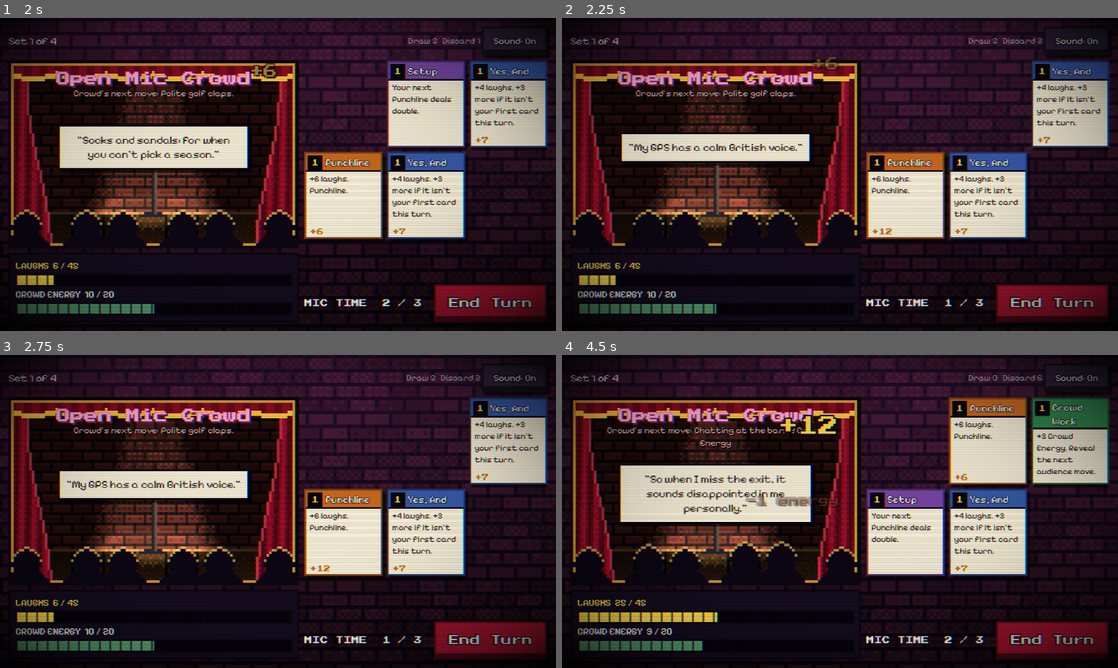
Above: before the commit, frames 1-4 (two rows, left to right).
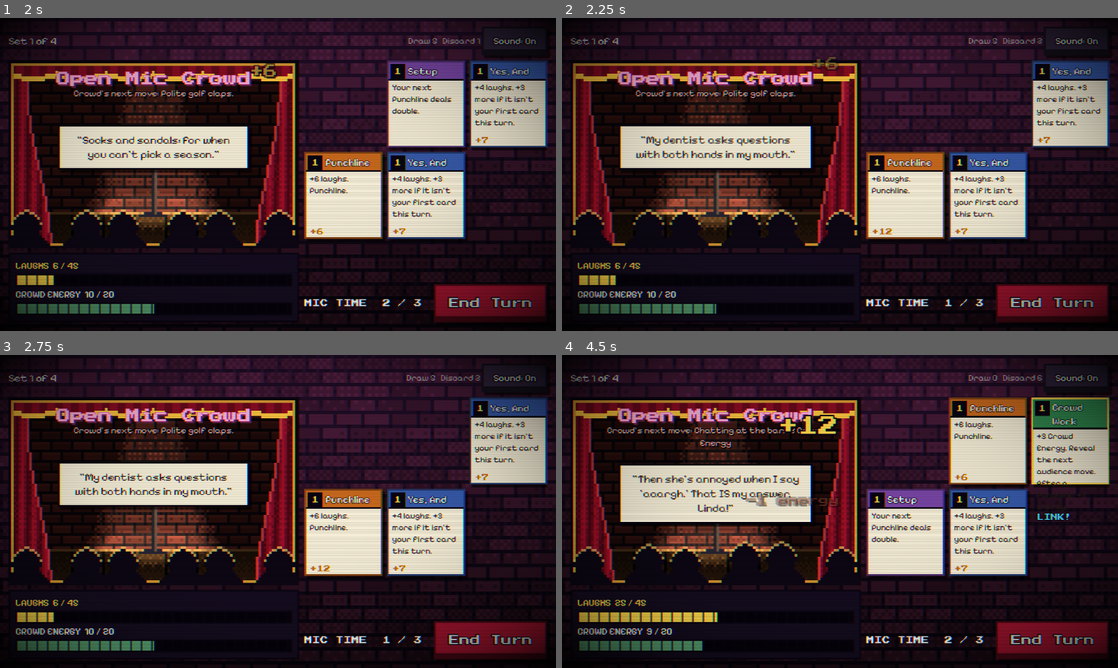
Above: after the commit, the same moments.

Repository: humble-house-studios/killin-in-comedy
Game: Godot game, scene res://scenes/main.tscn
The game is run twice, just before and just after one commit, with the same random seed, the same clock (stepped at 60 frames per second) and the same inputs.
Inputs (mouse positions are in pixels of both pictures, inside the frame that each line leads up to):
- Up to frame 1 (2 s): click "Start your set" at 0.5 s; click (344, 105) at 1.27 s
- Up to frame 2 (2.25 s): click (990, 105) at 2.02 s
- Up to frame 3 (2.75 s): no input
- Up to frame 4 (4.5 s): click (1067, 442) at 2.77 s; click "End Turn" at 3.5 s; click (906, 442) at 4.27 s

Frame 1 is identical in both runs. In frame 2, 3.5% of the frame differs, in the area x 10-45%, y 34-50%; in frame 3, 3.2%; in frame 4, 1.8%.

Commit message:
Jokes and cards link up
Setups stick to a theme and other cards riff on the live joke; nine cards
get link bonuses for following a Setup, Punchline or Crowd Energy card, shown
as a gold frame and LINK! badge.

Co-Authored-By: Claude Sonnet 5.5 <noreply@anthropic.com>
Claude-Session: https://claude.ai/code/session_01H22NctnbyhJ5bu34pydiiT

Diff:
--- a/data/cards/act_out.tres
+++ b/data/cards/act_out.tres
@@ -7,7 +7,7 @@
 id = "act_out"
 title = "Act It Out"
 cost = 2
-rules = "+8 laughs. +2 Crowd Energy."
+rules = "+8 laughs. +2 Crowd Energy. After a Setup: +4 laughs."
 line = "*full body impression*"
 laughs = 8
 combo_after = 1
@@ -20,3 +20,7 @@
 setups = 0
 is_punchline = false
 reveals_intent = false
+link_from = "setup"
+link_laughs = 4
+link_energy = 0
+link_draw = 0
--- a/data/cards/crowd_favorite.tres
+++ b/data/cards/crowd_favorite.tres
@@ -7,7 +7,7 @@
 id = "crowd_favorite"
 title = "Crowd Favorite"
 cost = 1
-rules = "+2 laughs. +2 Crowd Energy."
+rules = "+2 laughs. +2 Crowd Energy. After a Crowd Energy card: +4 laughs."
 line = "You know this one!"
 laughs = 2
 combo_after = 1
@@ -20,3 +20,7 @@
 setups = 0
 is_punchline = false
 reveals_intent = false
+link_from = "energy"
+link_laughs = 4
+link_energy = 0
+link_draw = 0
--- a/data/cards/crowd_work.tres
+++ b/data/cards/crowd_work.tres
@@ -7,7 +7,7 @@
 id = "crowd_work"
 title = "Crowd Work"
 cost = 1
-rules = "+3 Crowd Energy. Reveal the next audience move."
+rules = "+3 Crowd Energy. Reveal the next audience move. After a Punchline: +2 energy."
 line = "Where are you folks from?"
 laughs = 0
 combo_after = 1
@@ -20,3 +20,7 @@
 setups = 0
 is_punchline = false
 reveals_intent = true
+link_from = "punchline"
+link_laughs = 0
+link_energy = 2
+link_draw = 0
--- a/data/cards/hype_man.tres
+++ b/data/cards/hype_man.tres
@@ -7,7 +7,7 @@
 id = "hype_man"
 title = "Hype Man"
 cost = 1
-rules = "+5 Crowd Energy."
+rules = "+5 Crowd Energy. After a Punchline: +3 laughs."
 line = "Make some noise!"
 laughs = 0
 combo_after = 1
@@ -20,3 +20,7 @@
 setups = 0
 is_punchline = false
 reveals_intent = false
+link_from = "punchline"
+link_laughs = 3
+link_energy = 0
+link_draw = 0
--- a/data/cards/pause_for_effect.tres
+++ b/data/cards/pause_for_effect.tres
@@ -7,7 +7,7 @@
 id = "pause_for_effect"
 title = "Pause for Effect"
 cost = 0
-rules = "+2 Crowd Energy."
+rules = "+2 Crowd Energy. After a Punchline: draw 1 card."
 line = "..."
 laughs = 0
 combo_after = 1
@@ -20,3 +20,7 @@
 setups = 0
 is_punchline = false
 reveals_intent = false
+link_from = "punchline"
+link_laughs = 0
+link_energy = 0
+link_draw = 1
--- a/data/cards/riff.tres
+++ b/data/cards/riff.tres
@@ -7,7 +7,7 @@
 id = "riff"
 title = "Riff"
 cost = 1
-rules = "+3 laughs. Draw 1 card."
+rules = "+3 laughs. Draw 1 card. After a Setup: draw 1 more."
 line = "Okay, wait, wait..."
 laughs = 3
 combo_after = 1
@@ -20,3 +20,7 @@
 setups = 0
 is_punchline = false
 reveals_intent = false
+link_from = "setup"
+link_laughs = 0
+link_energy = 0
+link_draw = 1
--- a/data/cards/running_gag.tres
+++ b/data/cards/running_gag.tres
@@ -7,7 +7,7 @@
 id = "running_gag"
 title = "Running Gag"
 cost = 1
-rules = "+1 laugh for each card played earlier this set."
+rules = "+1 laugh for each card played earlier this set. After a Punchline: +3 more."
 line = "Him again!"
 laughs = 0
 combo_after = 1
@@ -20,3 +20,7 @@
 setups = 0
 is_punchline = false
 reveals_intent = false
+link_from = "punchline"
+link_laughs = 3
+link_energy = 0
+link_draw = 0
--- a/data/cards/spit_take.tres
+++ b/data/cards/spit_take.tres
@@ -7,7 +7,7 @@
 id = "spit_take"
 title = "Spit Take"
 cost = 1
-rules = "+7 laughs. -2 Crowd Energy."
+rules = "+7 laughs. -2 Crowd Energy. After a Crowd Energy card: no energy loss."
 line = "*sprays water on front row*"
 laughs = 7
 combo_after = 1
@@ -20,3 +20,7 @@
 setups = 0
 is_punchline = false
 reveals_intent = false
+link_from = "energy"
+link_laughs = 0
+link_energy = 2
+link_draw = 0
--- a/data/cards/tag.tres
+++ b/data/cards/tag.tres
@@ -7,7 +7,7 @@
 id = "tag"
 title = "Tag"
 cost = 0
-rules = "+2 laughs. Punchline."
+rules = "+2 laughs. Punchline. After a Punchline: +5 more."
 line = "...also, he was a horse."
 laughs = 2
 combo_after = 1
@@ -20,3 +20,7 @@
 setups = 0
 is_punchline = true
 reveals_intent = false
+link_from = "punchline"
+link_laughs = 5
+link_energy = 0
+link_draw = 0
--- a/data/jokes.gd
+++ b/data/jokes.gd
@@ -52,6 +52,34 @@
 	{topic = "the gender reveal", setup = "I went to a gender reveal party.", punch = "The cake was blue. The fire department was also blue."},
 ]
 
+## Which theme each joke topic belongs to. A Setup prefers a joke from the
+## same theme as the last one told, so a set sounds like one act, not a pile.
+const THEMES := {
+	"home": ["my landlord", "my roommate", "flat-pack furniture", "my houseplant", "the microwave", "astronauts",
+		"my alarm", "laundry", "lost socks", "my keys", "ghosts", "scented candles", "the shower spider"],
+	"tech": ["my phone", "my GPS", "the weather app", "my smart speaker", "passwords", "the Wi-Fi", "my smartwatch",
+		"the warranty call", "flip phones", "my printer", "'K'"],
+	"family": ["my grandma", "my dad", "my mom", "the family group chat", "babies", "my high school reunion",
+		"the gender reveal", "toddlers", "board games"],
+	"dating": ["dating apps", "sushi", "the magician", "karaoke", "the moon"],
+	"work": ["my boss", "Mondays", "elevator small talk"],
+	"food": ["coffee", "brunch", "salt", "vegetables", "my cooking", "bagels", "my fridge"],
+	"animals": ["my cat", "pigeons", "my neighbor's dog", "geese", "penguins", "squirrels", "the ocean"],
+	"body": ["the gym", "the dentist", "my therapist", "yoga", "my memory", "my sleep schedule", "naps",
+		"my hairline", "socks and sandals", "my horoscope", "self-help books", "sneezing", "hiccups"],
+	"money": ["self checkout", "online reviews", "the bank", "late fees", "my bank account", "taxes", "online shopping"],
+	"travel": ["airport security", "camping", "my old car", "flying", "the bus driver", "parallel parking"],
+}
+
+
+## Theme of a topic, or "" if it has none.
+static func theme_of(topic: String) -> String:
+	for theme in THEMES:
+		if topic in THEMES[theme]:
+			return theme
+	return ""
+
+
 ## Stand-alone jokes for a Punchline played with no Setup waiting.
 const ONE_LINERS := [
 	{topic = "my alarm", line = "I hit snooze so often my alarm filed a complaint."},
@@ -258,3 +286,61 @@
 		"I like long walks, sunsets, and leaving parties early.",
 	],
 }
+
+## Lines for cards played while a joke is "live" (after a Setup or a Punchline).
+## {topic} / {Topic} is what that joke was about, so the whole turn hangs together.
+const TOPIC_LINES := {
+	"yes_and": [
+		"Yes! And {topic} was involved the whole time.",
+		"Yes, and that's exactly what {topic} would say.",
+		"Yes! And {topic} somehow made it worse.",
+		"Yes, and I blame {topic}.",
+	],
+	"heighten": [
+		"And then {topic} got involved.",
+		"Now picture {topic}, but on fire.",
+		"And {topic} got BIGGER.",
+	],
+	"riff": [
+		"Wait, this is just like {topic}...",
+		"Hang on, {topic} is a bit now.",
+		"Let me riff on {topic} real quick...",
+	],
+	"act_out": [
+		"*does an impression of {topic}*",
+		"*plays {topic} and everyone who hates it*",
+	],
+	"spit_take": [
+		"*chokes on water thinking about {topic}*",
+		"Sorry, front row! {Topic} got me.",
+	],
+	"rule_of_three": [
+		"Three things: {topic}, more {topic}, and potato.",
+		"I like {topic}, long walks, and leaving parties early.",
+	],
+	"crowd_favorite": [
+		"You know {topic}! Everybody does!",
+		"Admit it, you've all been burned by {topic}!",
+	],
+	"hype_man": [
+		"Who else has been burned by {topic}? Make some noise!",
+		"Give it up for {topic}! Terrible, but memorable!",
+	],
+	"pause_for_effect": [
+		"*stares, thinking about {topic}*",
+		"*long pause* ...{Topic}.",
+	],
+	"tag": [
+		"...and that's what {topic} gets you.",
+		"...and {topic} never even apologized.",
+		"...and that's why I'm banned from {topic}.",
+	],
+	"big_finish": [
+		"That's my time! Never trust {topic}!",
+		"Thank you! And remember: {topic} started it!",
+	],
+	"mic_drop": [
+		"*drops mic* That's what {topic} gets you.",
+		"*drops mic* Case closed on {topic}.",
+	],
+}
--- a/engine/autopilot.gd
+++ b/engine/autopilot.gd
@@ -35,6 +35,8 @@
 	var energy_weight := 3.0 if battle.crowd_energy <= 6 else 0.5
 	var score := float(gained) + card.crowd_energy * energy_weight \
 		+ card.draw * 3.0 + card.mic_gain * 4.0
+	if battle.is_linked(card):
+		score += card.link_energy * energy_weight + card.link_draw * 3.0
 	if card.setups > 0 and _hand_has_punchline(battle):
 		score += 8.0
 	# Cheap cards first when scores tie, so mic time isn't wasted.
@@ -48,7 +50,8 @@
 	for c in choices:
 		var value := float(c.laughs + c.combo_bonus + c.crowd_energy * 2 + c.draw * 3 \
 			+ c.mic_gain * 4 + c.setups * 5 + c.laughs_per_card_this_set * 6 \
-			+ c.laughs_per_card_this_turn * 3) / maxf(1.0, c.cost)
+			+ c.laughs_per_card_this_turn * 3 \
+			+ c.link_laughs * 0.5 + c.link_energy + c.link_draw * 1.5) / maxf(1.0, c.cost)
 		if value > best_value:
 			best_value = value
 			best = c
--- a/engine/battle.gd
+++ b/engine/battle.gd
@@ -20,6 +20,10 @@
 var cards_played_this_turn := 0
 var cards_played_this_set := 0
 var setups_pending := 0
+## The card played just before, this turn. Cards with a link bonus read it.
+var last_card: CardData
+## True if the card just played earned its link bonus (the UI celebrates it).
+var last_play_linked := false
 ## True once Crowd Work (or similar) shows the intent after the current one.
 var next_intent_revealed := false
 ## Plain-text record of the set, newest last. The UI turns these into bubbles.
@@ -56,9 +60,16 @@
 	return 1.0
 
 
+## True if playing the card now would earn its link bonus.
+func is_linked(card: CardData) -> bool:
+	return card.link_from != "" and last_card != null and last_card.is_kind(card.link_from)
+
+
 ## Laughs the card would earn if played right now.
 func laughs_for(card: CardData) -> int:
 	var base := card.laughs
+	if is_linked(card):
+		base += card.link_laughs
 	if card.combo_bonus != 0 and cards_played_this_turn >= card.combo_after:
 		base += card.combo_bonus
 	base += card.laughs_per_card_this_set * cards_played_this_set
@@ -82,21 +93,24 @@
 	mic -= card.cost
 
 	var gained := laughs_for(card)
+	var linked := is_linked(card)
 	if card.is_punchline and setups_pending > 0:
 		setups_pending -= 1
 	laughs += gained
 	_laughs_this_turn += gained
 	setups_pending += card.setups
-	_change_energy(card.crowd_energy)
+	_change_energy(card.crowd_energy + (card.link_energy if linked else 0))
 	mic += card.mic_gain
 	if card.reveals_intent:
 		next_intent_revealed = true
 	cards_played_this_turn += 1
 	cards_played_this_set += 1
 	discard_pile.append(card)
-	history.append("%s: \"%s\" (+%d laughs)" % [card.title, card.line, gained])
+	history.append("%s: \"%s\" (+%d laughs)%s" % [card.title, card.line, gained, " LINK!" if linked else ""])
+	last_card = card
+	last_play_linked = linked
 
-	_draw(card.draw)
+	_draw(card.draw + (card.link_draw if linked else 0))
 	_check_end()
 	return true
 
@@ -124,6 +138,8 @@
 	mic = maxi(0, Balance.MIC_PER_TURN - _mic_penalty)
 	_mic_penalty = 0
 	cards_played_this_turn = 0
+	last_card = null
+	last_play_linked = false
 	_laughs_this_turn = 0
 	next_intent_revealed = false
 	_draw(Balance.HAND_SIZE)
--- a/engine/card_data.gd
+++ b/engine/card_data.gd
@@ -25,3 +25,22 @@
 @export var setups := 0
 @export var is_punchline := false
 @export var reveals_intent := false
+
+## Link: a bonus when the card played just before this one (same turn) is of
+## the kind named here: "setup", "punchline" or "energy" (gives Crowd Energy).
+@export var link_from := ""
+@export var link_laughs := 0
+@export var link_energy := 0
+@export var link_draw := 0
+
+
+## True if this card counts as the given kind for a link.
+func is_kind(kind: String) -> bool:
+	match kind:
+		"setup":
+			return setups > 0
+		"punchline":
+			return is_punchline
+		"energy":
+			return crowd_energy > 0
+	return false
--- a/engine/patter.gd
+++ b/engine/patter.gd
@@ -3,6 +3,8 @@
 ## Picks what the comedian says for each card, from res://data/jokes.gd, so
 ## lines don't repeat until a pool runs out. A Setup starts a two-part joke
 ## that the next Punchline finishes; Callback brings back an earlier topic.
+## Jokes link up: a Setup prefers the same theme as the last joke, and other
+## cards riff on the joke that's live ("thread") so a turn hangs together.
 ## Lives for a whole run so later sets get fresh material.
 
 const FALLBACK_CALLBACK := "Remember the guy at the bar?"
@@ -14,6 +16,9 @@
 var _pending: Array = []
 ## Topics joked about this set, for callbacks.
 var _topics: Array[String] = []
+## What the last joke was about, so other cards can riff on it. "" = nothing yet.
+var _thread := ""
+var _theme := ""
 
 
 func _init(rng_seed := 0) -> void:
@@ -23,6 +28,8 @@
 func start_set() -> void:
 	_pending.clear()
 	_topics.clear()
+	_thread = ""
+	_theme = ""
 
 
 func opener() -> String:
@@ -31,8 +38,9 @@
 
 func line_for(card: CardData, audience_id := "") -> String:
 	if card.setups > 0:
-		var joke: Dictionary = _draw("jokes", Jokes.JOKES)
+		var joke: Dictionary = _draw("jokes", Jokes.JOKES, _theme)
 		_pending.append(joke)
+		_set_thread(joke.topic)
 		return joke.setup
 	if card.is_punchline:
 		return _punchline(card)
@@ -41,9 +49,29 @@
 	if card.reveals_intent and card.id != "read_the_room":
 		var pool: Array = Jokes.CROWD_WORK.get(audience_id, []) + Jokes.CROWD_WORK["any"]
 		return _draw("crowd_" + audience_id, pool)
+	var threaded := _threaded(card.id)
+	if threaded != "":
+		return threaded
 	if Jokes.CARD_LINES.has(card.id):
 		return _draw(card.id, Jokes.CARD_LINES[card.id])
 	return card.line
+
+
+## A line about the live joke, or "" if there isn't one or this card has none.
+func _threaded(card_id: String) -> String:
+	if _thread == "" or not Jokes.TOPIC_LINES.has(card_id):
+		return ""
+	return _fill(_draw("thread_" + card_id, Jokes.TOPIC_LINES[card_id]), _thread)
+
+
+func _set_thread(topic: String) -> void:
+	_thread = topic
+	_theme = Jokes.theme_of(topic)
+
+
+func _fill(template: String, topic: String) -> String:
+	return template.replace("{Topic}", topic[0].to_upper() + topic.substr(1)) \
+		.replace("{topic}", topic)
 
 
 func _punchline(card: CardData) -> String:
@@ -51,12 +79,16 @@
 		var joke: Dictionary = _pending.pop_front()
 		_topics.append(joke.topic)
 		return joke.punch
+	var threaded := _threaded(card.id)
+	if threaded != "":
+		return threaded
 	if card.id == "tag":
 		return _draw("tags", Jokes.TAGS)
 	if card.id == "big_finish" or card.id == "mic_drop":
 		return _draw("closers", Jokes.CLOSERS)
-	var one: Dictionary = _draw("one_liners", Jokes.ONE_LINERS)
+	var one: Dictionary = _draw("one_liners", Jokes.ONE_LINERS, _theme)
 	_topics.append(one.topic)
+	_set_thread(one.topic)
 	return one.line
 
 
@@ -65,12 +97,13 @@
 		return FALLBACK_CALLBACK
 	var topic := _topics[_rng.randi_range(0, _topics.size() - 1)]
 	var template: String = _draw("callbacks", Jokes.CALLBACKS)
-	return template.replace("{Topic}", topic[0].to_upper() + topic.substr(1)) \
-		.replace("{topic}", topic)
+	_set_thread(topic)
+	return _fill(template, topic)
 
 
 ## Next unused item from a pool; reshuffles once every item has been used.
-func _draw(pool_name: String, pool: Array) -> Variant:
+## With a theme, takes an unused item of that theme if there is one.
+func _draw(pool_name: String, pool: Array, theme := "") -> Variant:
 	var bag: Array = _bags.get(pool_name, [])
 	if bag.is_empty():
 		bag = range(pool.size())
@@ -80,4 +113,10 @@
 			bag[i] = bag[j]
 			bag[j] = tmp
 		_bags[pool_name] = bag
+	if theme != "":
+		for i in range(bag.size() - 1, -1, -1):
+			if Jokes.theme_of(pool[bag[i]].topic) == theme:
+				var picked: int = bag[i]
+				bag.remove_at(i)
+				return pool[picked]
 	return pool[bag.pop_back()]
--- a/scenes/main.gd
+++ b/scenes/main.gd
@@ -355,6 +355,7 @@
 		return
 	_slots[slot] = null
 	var card := _battle.hand[index]
+	var linked := _battle.is_linked(card)
 	var before_laughs := _battle.laughs
 	var before_energy := _battle.crowd_energy
 	_battle.play_card(index)
@@ -366,6 +367,10 @@
 	_play_reaction(card, gained, energy)
 	if gained > 0:
 		_float_text("+%d" % gained, COLOR_GOLD, gained >= 12)
+	if linked:
+		_float_text("LINK!", COLOR_NEON_BLUE, false, false, 0.30)
+		_sound.play("chime")
+		_stage_view.react(0.5)
 	if energy != 0:
 		_float_text("%+d energy" % energy, COLOR_ENERGY.lightened(0.4) if energy > 0 else COLOR_HOT, false, true)
 	_refresh()
@@ -610,6 +615,17 @@
 	rules.custom_minimum_size.x = 40
 	body.add_child(rules)
 
+	var linked := _battle != null and preview >= 0 and playable and _battle.is_linked(card)
+	if linked:
+		# Lit gold frame and a badge: playing this now earns its link bonus.
+		for state in ["normal", "hover", "pressed"]:
+			var frame: StyleBoxFlat = button.get_theme_stylebox(state)
+			frame.border_color = COLOR_GOLD
+		var badge_link := _label("LINK!", 16, COLOR_NEON_BLUE)
+		badge_link.add_theme_font_override("font", _pixel_font)
+		badge_link.add_theme_color_override("font_outline_color", COLOR_OUTLINE)
+		badge_link.add_theme_constant_override("outline_size", 6)
+		body.add_child(badge_link)
 	if preview > 0:
 		var gain := _label("+%d" % preview, 16, Color(0.75, 0.4, 0.0))
 		gain.add_theme_font_override("font", _pixel_font)
@@ -671,7 +687,7 @@
 
 ## Floats a number up over the stage: laughs near the top right, energy
 ## (low = true) just above the crowd so it never covers the speech bubble.
-func _float_text(text: String, color: Color, big: bool, low := false) -> void:
+func _float_text(text: String, color: Color, big: bool, low := false, y_frac := -1.0) -> void:
 	var label := _label(text, 48 if big else (24 if low else 32), color)
 	label.add_theme_font_override("font", _pixel_font)
 	label.add_theme_constant_override("outline_size", 12)
@@ -683,7 +699,7 @@
 	if big:
 		_shake(14.0)
 	await get_tree().process_frame
-	var y := _fx_layer.size.y * (0.66 if low else 0.12)
+	var y := _fx_layer.size.y * (y_frac if y_frac >= 0.0 else (0.66 if low else 0.12))
 	label.position = Vector2(_fx_layer.size.x - label.size.x - 50, y)
 	label.pivot_offset = label.size / 2
 	label.scale = Vector2(1.6, 1.6)
--- a/tests/test_battle.gd
+++ b/tests/test_battle.gd
@@ -203,3 +203,56 @@
 	var b := Battle.new(_audience(), CardLibrary.starter_deck(), 42)
 	assert_eq(a.hand, b.hand)
 	assert_eq(a.draw_pile, b.draw_pile)
+
+
+# ---- links: a bonus for playing a card right after the right kind of card
+
+func test_tag_after_a_punchline_is_linked() -> void:
+	var b := _battle_with_hand(["punchline", "tag"])
+	b.play_card(0)
+	assert_true(b.is_linked(b.hand[0]))
+	b.play_card(0)
+	assert_eq(b.laughs, 6 + 2 + 5)
+	assert_true(b.last_play_linked)
+
+
+func test_tag_without_a_punchline_before_it_is_not_linked() -> void:
+	var b := _battle_with_hand(["yes_and", "tag"])
+	b.play_card(0)
+	assert_false(b.is_linked(b.hand[0]))
+	b.play_card(0)
+	assert_false(b.last_play_linked)
+
+
+func test_link_only_counts_the_card_just_before() -> void:
+	var b := _battle_with_hand(["punchline", "yes_and", "tag"])
+	b.play_card(0)
+	b.play_card(0)
+	assert_false(b.is_linked(b.hand[0]))
+
+
+func test_link_resets_each_turn() -> void:
+	var b := _battle_with_hand(["punchline", "tag"])
+	b.play_card(0)
+	b.end_turn()
+	assert_null(b.last_card)
+
+
+func test_energy_link_gives_energy_and_draw_link_draws() -> void:
+	var b := _battle_with_hand(["punchline", "crowd_work"])
+	b.play_card(0)
+	var before := b.crowd_energy
+	b.play_card(0)
+	assert_eq(b.crowd_energy, before + 3 + 2)
+	var c := _battle_with_hand(["setup", "riff"])
+	c.play_card(0)
+	c.play_card(0)
+	assert_eq(c.hand.size(), 2, "riff drew 1 plus 1 from the link")
+
+
+func test_spit_take_after_crowd_work_costs_no_energy() -> void:
+	var b := _battle_with_hand(["crowd_work", "spit_take"])
+	b.play_card(0)
+	var before := b.crowd_energy
+	b.play_card(0)
+	assert_eq(b.crowd_energy, before)
--- a/tests/test_patter.gd
+++ b/tests/test_patter.gd
@@ -78,3 +78,32 @@
 	for id in CardLibrary.cards():
 		for audience in CardLibrary.audiences():
 			assert_ne(p.line_for(CardLibrary.card(id), audience), "", id)
+
+
+func test_every_joke_topic_has_a_theme() -> void:
+	for joke in Jokes.JOKES + Jokes.ONE_LINERS:
+		assert_ne(Jokes.theme_of(joke.topic), "", joke.topic)
+
+
+func test_setups_stay_on_theme() -> void:
+	var p := Patter.new(7)
+	p.start_set()
+	p.line_for(CardLibrary.card("setup"))
+	var theme: String = p._theme
+	# Every theme has at least two two-part jokes.
+	p.line_for(CardLibrary.card("setup"))
+	assert_eq(p._theme, theme)
+
+
+func test_other_cards_riff_on_the_live_joke() -> void:
+	var p := Patter.new(8)
+	p.line_for(CardLibrary.card("setup"))
+	var topic: String = p._thread
+	var line := p.line_for(CardLibrary.card("heighten"))
+	assert_true(line.to_lower().contains(topic.to_lower()), "%s / %s" % [topic, line])
+	assert_false(line.contains("{"), line)
+
+
+func test_no_riffing_before_any_joke() -> void:
+	var p := Patter.new(8)
+	assert_has(Jokes.CARD_LINES["heighten"], p.line_for(CardLibrary.card("heighten")))
